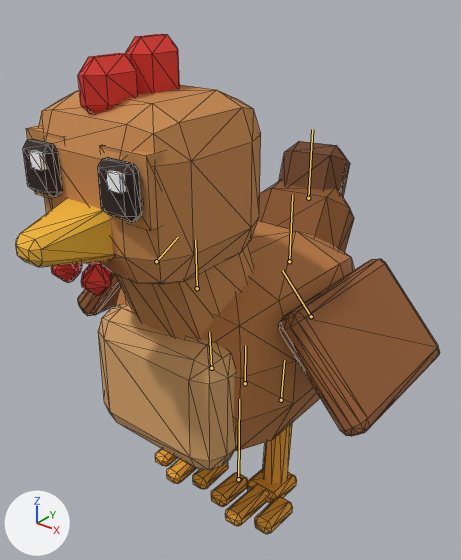
Renders of the glTF model games/zoo/public/models/chicken_female.glb from each side of a commit.
Rendered twice from a 50 mm camera at (0.409, -0.53, 0.628) aimed at (0.002, -0.021, 0.313). Every picture has the same lights, and +X, +Y and +Z are marked at lower left. The first picture is the older version. Both versions are drawn at frame 20 of the action 'Play'; the numbers are the values there. The bones that bend it are drawn over the model as lines. Mesh edges are drawn as thin lines.

In view in the first picture: 'chicken_female'.
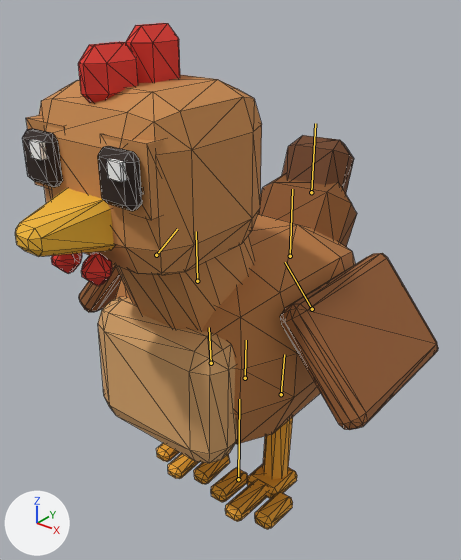
The change, as JSON lines over the scene's bpy script:
```json
{"block": "bone_body", "where": "bone_body = bpy.data.objects['chicken_female_rig'].pose.bones['body']  # child of 'root'"}
{"op": "set", "path": "bone_body.location", "old": "(0.0, 0.0182, 0.0)", "new": "(0.0, 0.0261, 0.0)"}
{"block": "bone_leg_fl", "where": "bone_leg_fl = bpy.data.objects['chicken_female_rig'].pose.bones['leg_FL']  # child of 'body'"}
{"op": "set", "path": "bone_leg_fl.rotation_quaternion", "old": "(0.932, 0.0, 0.0, 0.363)", "new": "(0.937, 0.0, 0.0, 0.345)", "note": "degrees (0, 0, 43) -> degrees (0, 0, 40)"}
{"block": "bone_leg_fr", "where": "bone_leg_fr = bpy.data.objects['chicken_female_rig'].pose.bones['leg_FR']  # child of 'body'"}
{"op": "set", "path": "bone_leg_fr.rotation_quaternion", "old": "(0.932, 0.0, 0.0, -0.363)", "new": "(0.937, 0.0, 0.0, -0.345)", "note": "degrees (0, 0, -43) -> degrees (0, 0, -40)"}
{"block": "bone_leg_hr", "where": "bone_leg_hr = bpy.data.objects['chicken_female_rig'].pose.bones['leg_HR']  # child of 'body'"}
{"op": "set", "path": "bone_leg_hr.rotation_quaternion", "old": "(1.0, 0.031, 0.0, 0.0)", "new": "(0.998, 0.045, 0.0, 0.0)", "note": "degrees (4, 0, 0) -> degrees (5, 0, 0)"}
{"block": "bone_tail1", "where": "bone_tail1 = bpy.data.objects['chicken_female_rig'].pose.bones['tail1']  # child of 'body'"}
{"op": "set", "path": "bone_tail1.rotation_quaternion", "old": "(0.994, 0.018, 0.103, -0.004)", "new": "(0.994, 0.027, 0.075, -0.004)", "note": "degrees (2, 12, 0) -> degrees (3, 9, 0)"}
```

Where the change shows, as pixel boxes (x1, y1, x2, y2) in the pictures (461 x 560 px):
```json
{"object": "chicken_female", "change": "posed", "before": [16, 34, 440, 534], "after": [15, 23, 438, 529]}
{"bone": "body", "before": "(245, 383) to (245, 345)", "after": "(245, 378) to (246, 340)"}
{"bone": "leg_FL", "before": "(311, 316) to (282, 270)", "after": "(312, 309) to (285, 262)"}
{"bone": "leg_FR", "before": "(156, 261) to (178, 237)", "after": "(156, 255) to (177, 229)"}
{"bone": "leg_HR", "before": "(211, 368) to (209, 332)", "after": "(211, 363) to (209, 327)"}
{"bone": "tail1", "before": "(289, 261) to (292, 195)", "after": "(290, 256) to (292, 189)"}
```
